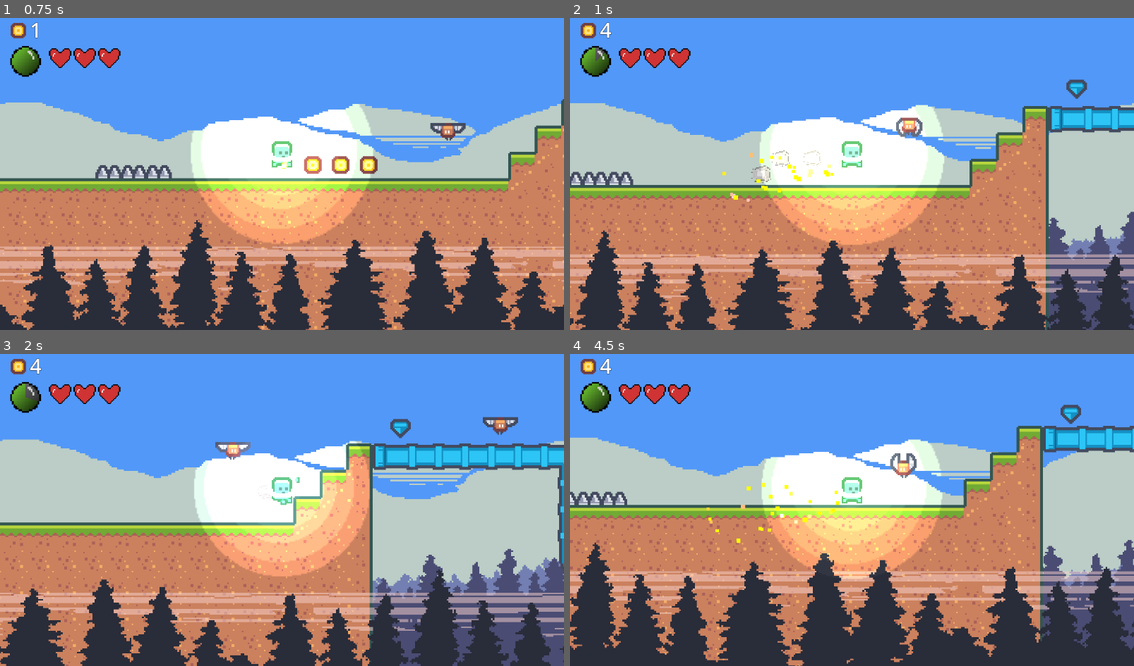
Above: before the commit, frames 1-4 (two rows, left to right).
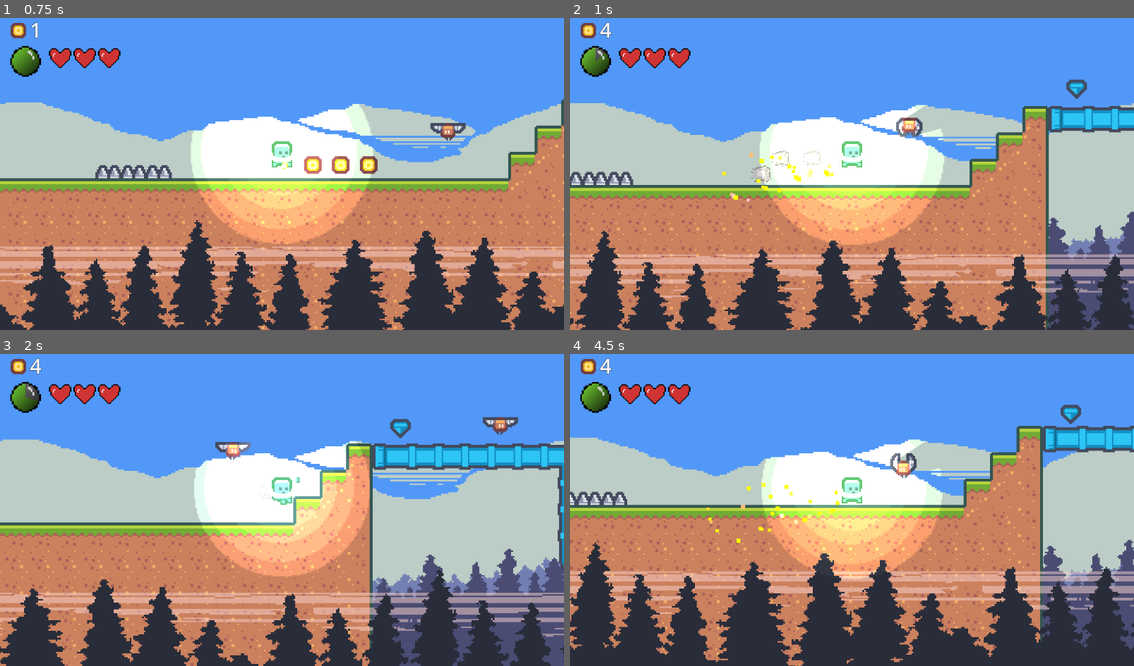
Above: after the commit, the same moments.

Repository: IsaacRF/test-platformer-2d
Game: Godot game, scene res://Levels/Level1.tscn
The game is run twice, just before and just after one commit, with the same random seed, the same clock (stepped at 60 frames per second) and the same inputs.
Inputs:
- Up to frame 1 (0.75 s): tap Enter (ui_accept) at 0.5 s; hold Right (ui_right) from 0.53 s (still down)
- Up to frame 2 (1 s): keep holding Right (ui_right); tap Enter (ui_accept) at 0.77 s
- Up to frame 3 (2 s): keep holding Right (ui_right); tap Enter (ui_accept) at 1.52 s
- Up to frame 4 (4.5 s): release Right (ui_right) at 2.03 s; hold Left (ui_left) 2.03-2.78 s; hold Right (ui_right) 2.78-4.28 s; tap Enter (ui_accept) at 3.02, 3.77 s; hold Left (ui_left) from 4.28 s (still down)

Frame 1 is identical in both runs. In frame 2, 0.3% of the frame differs, in the area x 58-66%, y 27-38%; in frame 3, less than 0.1%; in frame 4, 0.4%, in the area x 57-66%, y 27-38%.

Commit message:
Add light occluders to enemies

Diff:
--- a/Chars/enemy.tscn
+++ b/Chars/enemy.tscn
@@ -29,6 +29,10 @@
 radius = 5.0
 height = 10.0
 
+[sub_resource type="OccluderPolygon2D" id="OccluderPolygon2D_f8676"]
+cull_mode = 1
+polygon = PackedVector2Array(-5, 7, 5, 7, 5, -3, -5, -3)
+
 [node name="Enemy" type="CharacterBody2D"]
 position = Vector2(139, -11)
 script = ExtResource("1_f3dj8")
@@ -55,4 +59,8 @@
 shape = SubResource("CapsuleShape2D_mkmyd")
 debug_color = Color(0.986556, 0, 0.322367, 0.42)
 
+[node name="LightOccluder2D" type="LightOccluder2D" parent="."]
+occluder = SubResource("OccluderPolygon2D_f8676")
+sdf_collision = false
+
 [connection signal="body_entered" from="Hurtbox" to="." method="_on_hurtbox_body_entered"]
--- a/Utils/emit_light.tscn
+++ b/Utils/emit_light.tscn
@@ -8,4 +8,5 @@
 
 [node name="PointLight2D" type="PointLight2D" parent="."]
 color = Color(1, 1, 0.682353, 1)
+shadow_enabled = true
 texture = ExtResource("1_yceqe")
Not shown: 1 places in Chars/enemy.tscn that only renumber resources
